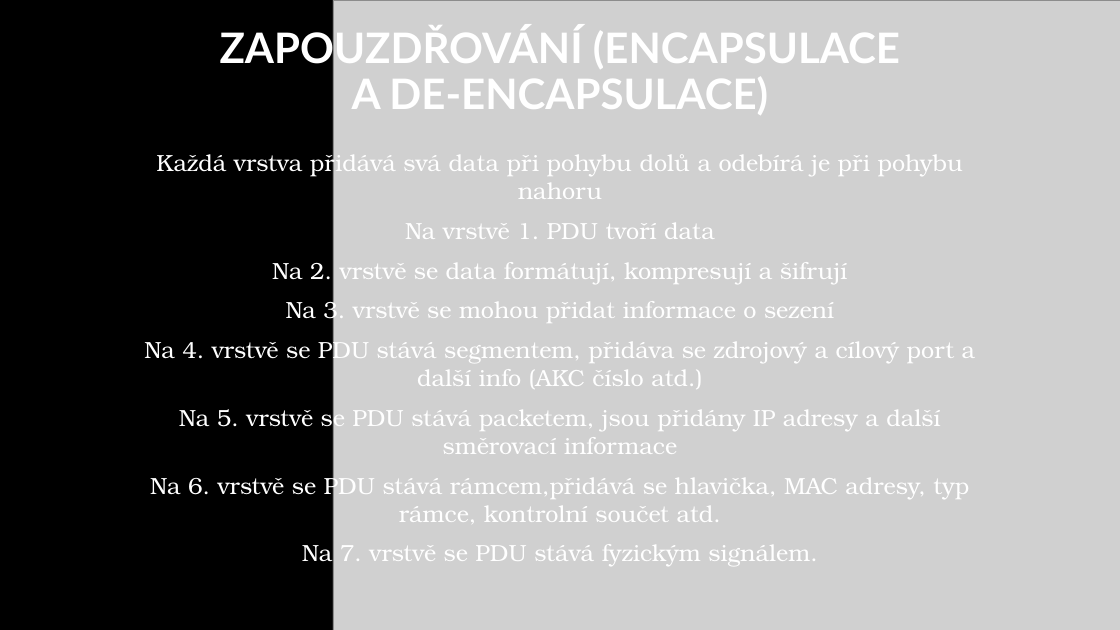
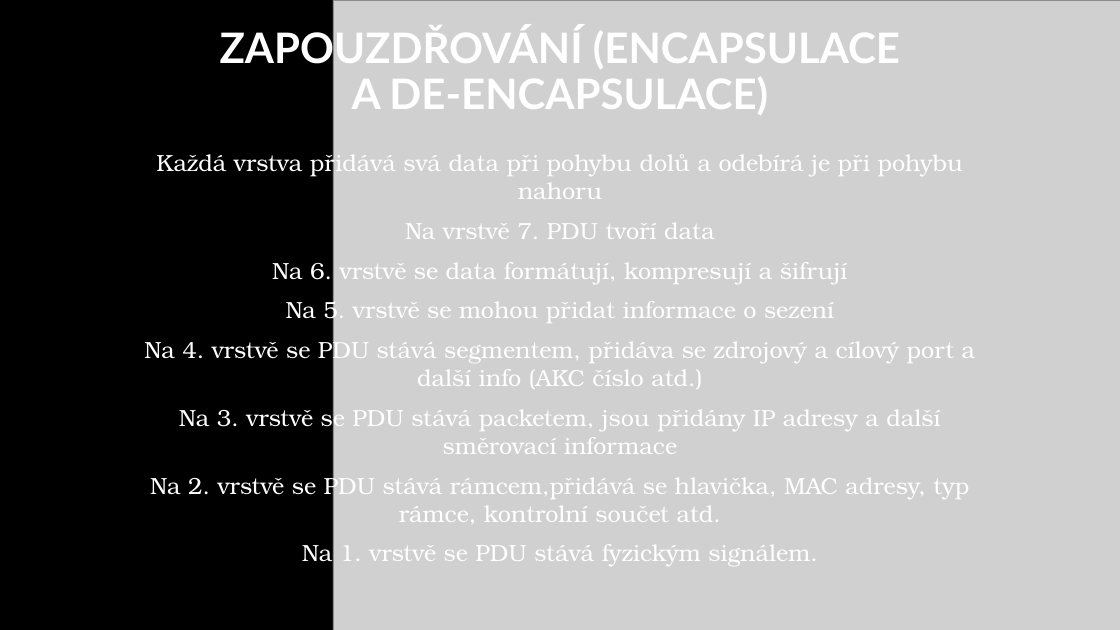
Before and after one commit to Meetsys128/SuperKulisarna-2-Knucles, a slide deck: slide 5 of prezentaceops.pptx. Drawn at 1120x630 pixels with LibreOffice and Linux fonts; fonts in the diff are those of the drawing; grey boxes stand for pictures. Boxes give left, top, right and bottom in pixels: in the first picture for what was removed or moved away, otherwise in the second. Text is boxed around its words. In the diff, an @@ line names an element or a change of style, - is before the commit and + after.

```diff
--- a/prezentaceops.pptx
+++ b/prezentaceops.pptx
@@ text at <box>272,223,848,324</box>: text changed @@
-Na vrstvě 1. PDU tvoří data
-Na 2. vrstvě se data formátují, kompresují a šifrují
-Na 3. vrstvě se mohou přidat informace o sezení
+Na vrstvě 7. PDU tvoří data
+Na 6. vrstvě se data formátují, kompresují a šifrují
+Na 5. vrstvě se mohou přidat informace o sezení
@@ text at <box>150,404,969,566</box>: text changed @@
-Na 5. vrstvě se PDU stává packetem, jsou přidány IP adresy a další směrovací informace
-Na 6. vrstvě se PDU stává rámcem,přidává se hlavička, MAC adresy, typ rámce, kontrolní součet atd.
-Na 7. vrstvě se PDU stává fyzickým signálem.
+Na 3. vrstvě se PDU stává packetem, jsou přidány IP adresy a další směrovací informace
+Na 2. vrstvě se PDU stává rámcem,přidává se hlavička, MAC adresy, typ rámce, kontrolní součet atd.
+Na 1. vrstvě se PDU stává fyzickým signálem.
```
Also in this commit, not shown: 4 other slides changed.
